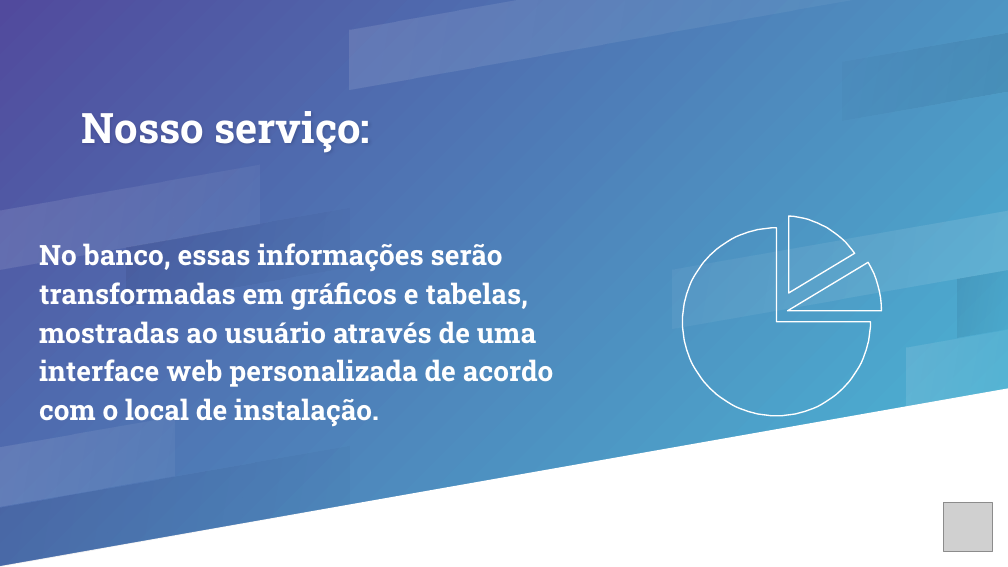
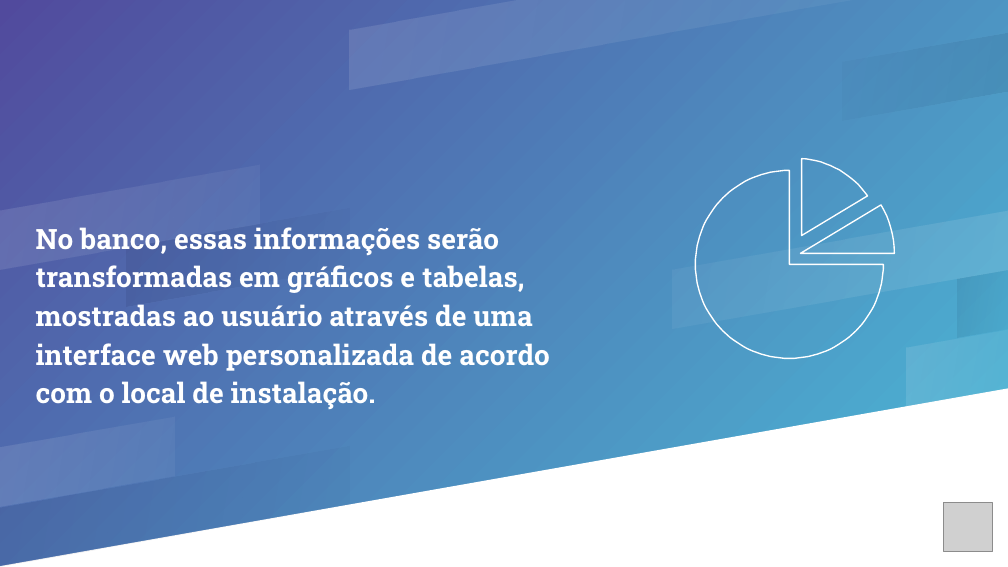
Before and after one commit to pedromendesbandtec/smart-park, a slide deck: slide 5 of Apresentação TechParking.pptx. Drawn at 1008x567 pixels with LibreOffice and Linux fonts; fonts in the diff are those of the drawing; grey boxes stand for pictures. Boxes give left, top, right and bottom in pixels: in the first picture for what was removed or moved away, otherwise in the second. Text is boxed around its words. In the diff, an @@ line names an element or a change of style, - is before the commit and + after.

```diff
--- a/Apresentação TechParking.pptx
+++ b/Apresentação TechParking.pptx
@@ title removed at (x1=82, y1=111, x2=370, y2=153) @@
-Nosso serviço:
@@ freeform shape moved from (x1=682, y1=228, x2=871, y2=416) to (x1=696, y1=170, x2=884, y2=359) @@
@@ freeform shape moved from (x1=788, y1=216, x2=854, y2=292) to (x1=801, y1=158, x2=867, y2=235) @@
@@ freeform shape moved from (x1=787, y1=262, x2=881, y2=310) to (x1=800, y1=205, x2=894, y2=253) @@
@@ subtitle "No banco, essas informações serão ..." moved from (x1=39, y1=243, x2=553, y2=426) to (x1=36, y1=227, x2=549, y2=409) @@
```
Also in this commit, not shown: 7 other slides changed, 3 slides added.
